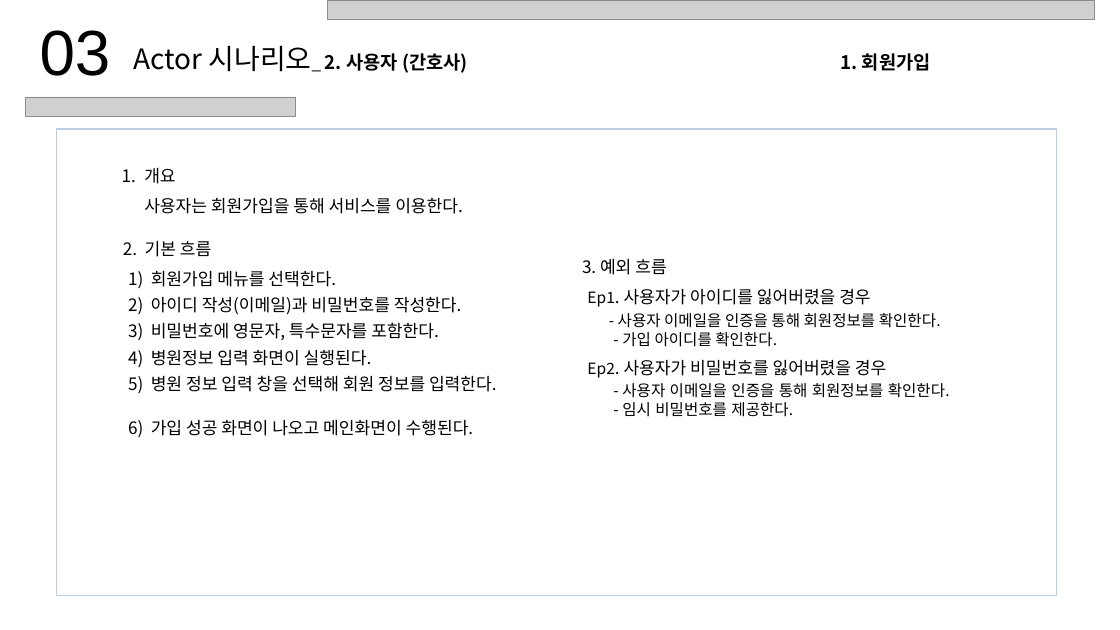
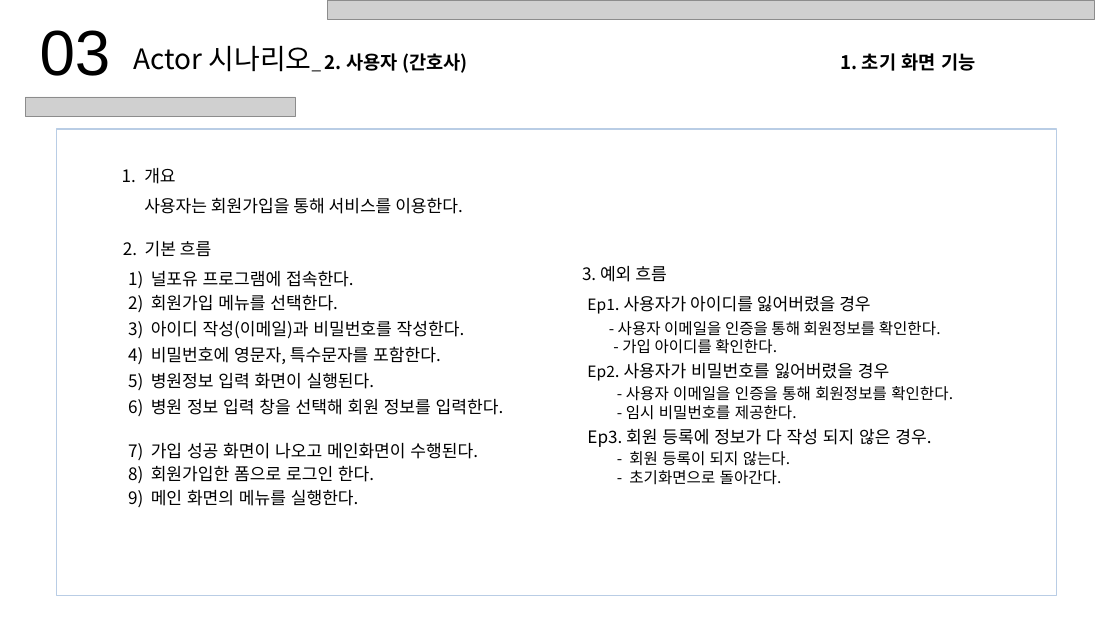
Before and after one commit to JngHoon2/Nurse_For_U, a slide deck: slide 9 of 문서/UML_PPT/식별된 Actor별 시나리오 작성_코드널(널포유).pptx. Drawn at 1120x630 pixels with LibreOffice and Linux fonts; fonts in the diff are those of the drawing; grey boxes stand for pictures. Boxes give left, top, right and bottom in pixels: in the first picture for what was removed or moved away, otherwise in the second. Text is boxed around its words. In the diff, an @@ line names an element or a change of style, - is before the commit and + after.

```diff
--- a/문서/UML_PPT/식별된 Actor별 시나리오 작성_코드널(널포유).pptx
+++ b/문서/UML_PPT/식별된 Actor별 시나리오 작성_코드널(널포유).pptx
@@ text at (x1=133, y1=46, x2=975, y2=73): text changed @@
-Actor 시나리오_ 2. 사용자 (간호사) 1. 회원가입
+Actor 시나리오_ 2. 사용자 (간호사) 1. 초기 화면 기능
@@ text "3. 예외 흐름" moved from (x1=582, y1=259, x2=950, y2=417) to (x1=582, y1=266, x2=953, y2=485) @@
@@ text at (x1=151, y1=271, x2=354, y2=287): paragraph added @@
+1) 널포유 프로그램에 접속한다.
@@ text at (x1=587, y1=429, x2=931, y2=485): paragraphs added @@
+Ep3. 회원 등록에 정보가 다 작성 되지 않은 경우.
+- 회원 등록이 되지 않는다.
+- 초기화면으로 돌아간다.
@@ text at (x1=151, y1=466, x2=374, y2=506): paragraphs added @@
+8) 회원가입한 폼으로 로그인 한다.
+9) 메인 화면의 메뉴를 실행한다.
```
Also in this commit, not shown: 2 other slides changed.
